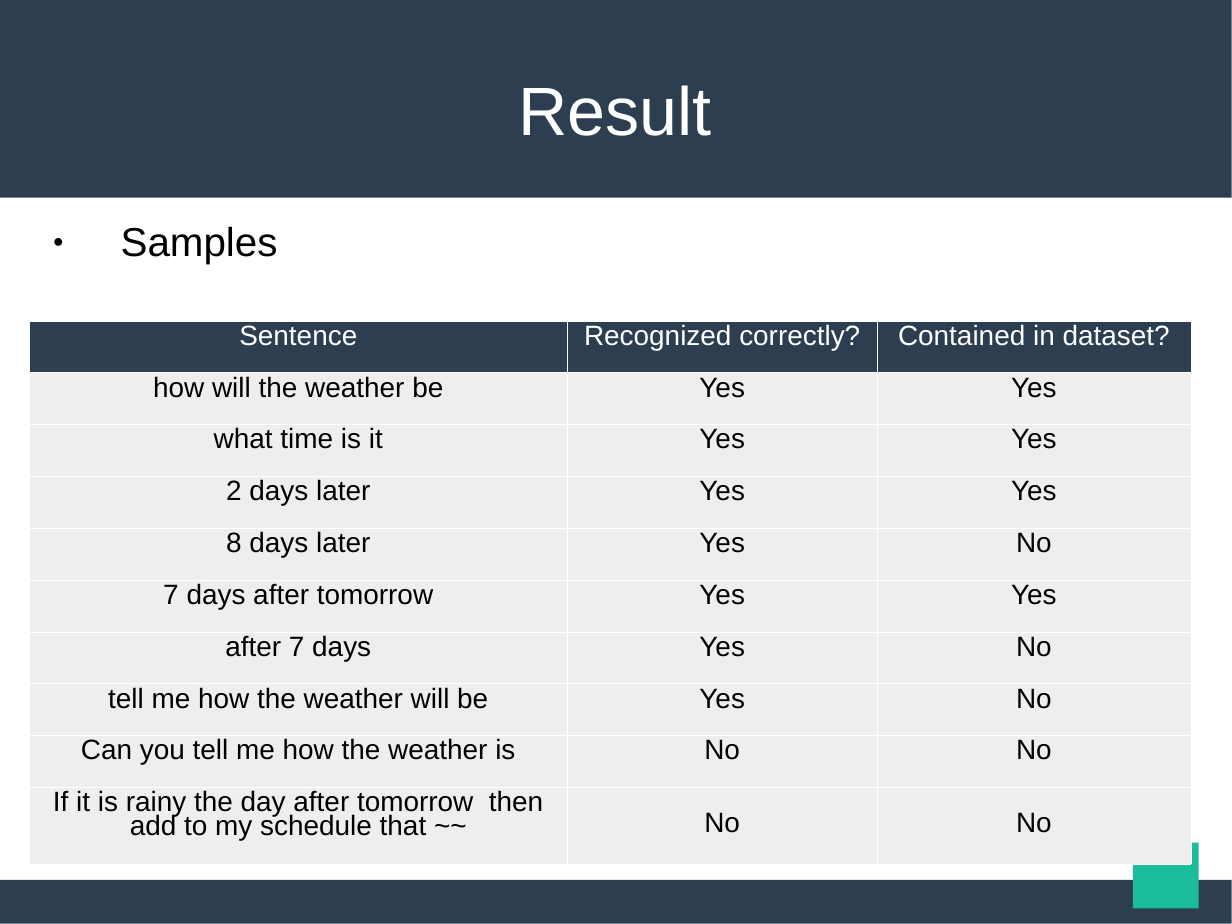
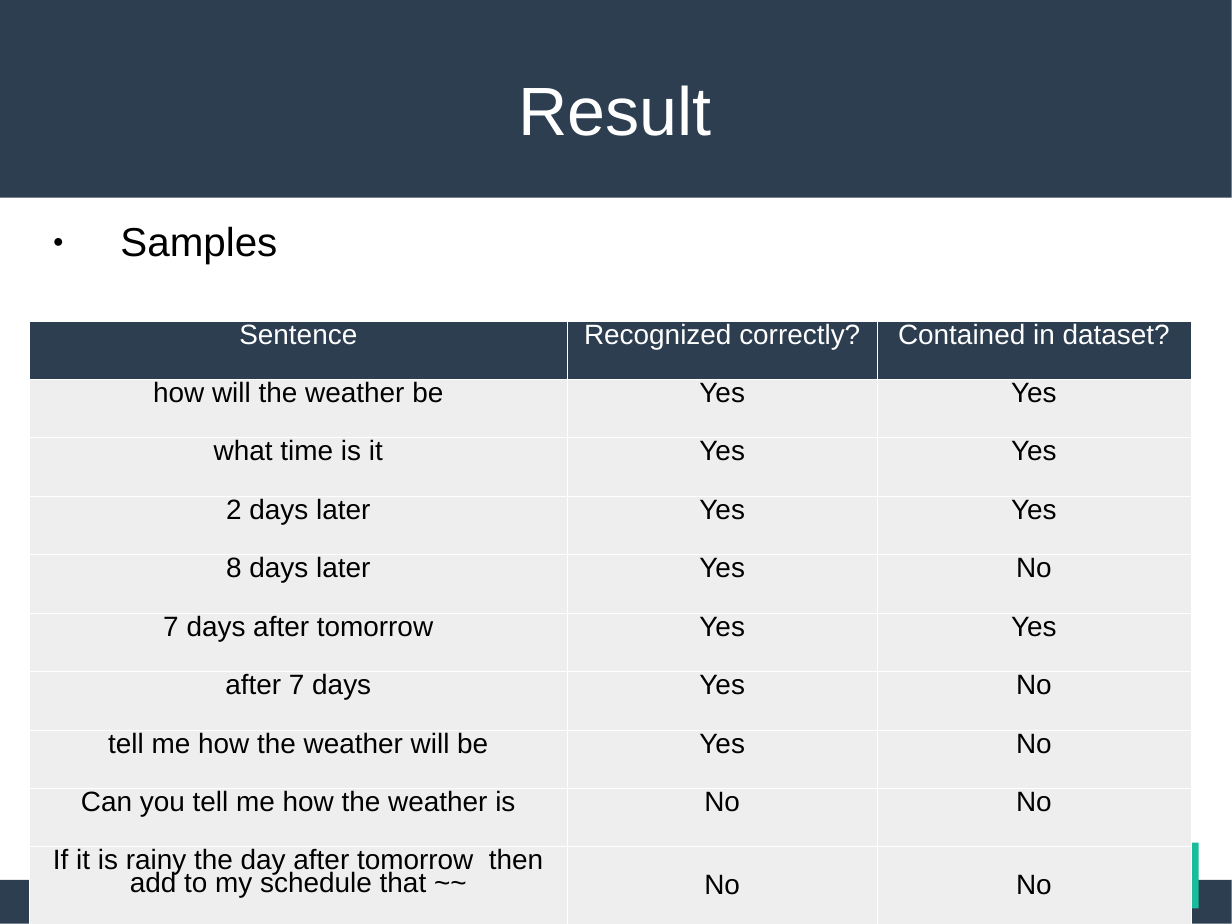
Before and after one commit to maekawatoshiki/neural-machine-translation-demo, a slide deck: slide 20 of NY_slide.ppt (slide 15 before the commit). Drawn at 1232x924 pixels with LibreOffice and Linux fonts; fonts in the diff are those of the drawing. Boxes give left, top, right and bottom in pixels: in the first picture for what was removed or moved away, otherwise in the second. Text is boxed around its words. In the diff, an @@ line names an element or a change of style, - is before the commit and + after.

```diff
--- a/NY_slide.ppt
+++ b/NY_slide.ppt
@@ table at box(29, 321, 1192, 924) @@
@@ line spacing 0.76 to 0.71 @@
```
Also in this commit, not shown: 11 other slides changed, 5 slides added, 2 other files.
